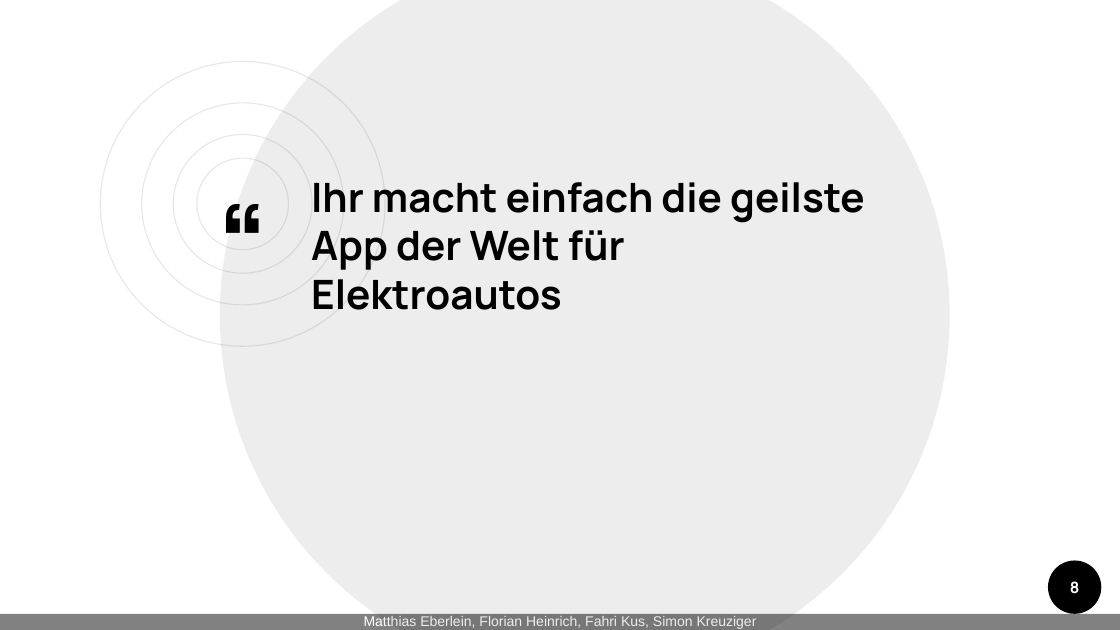
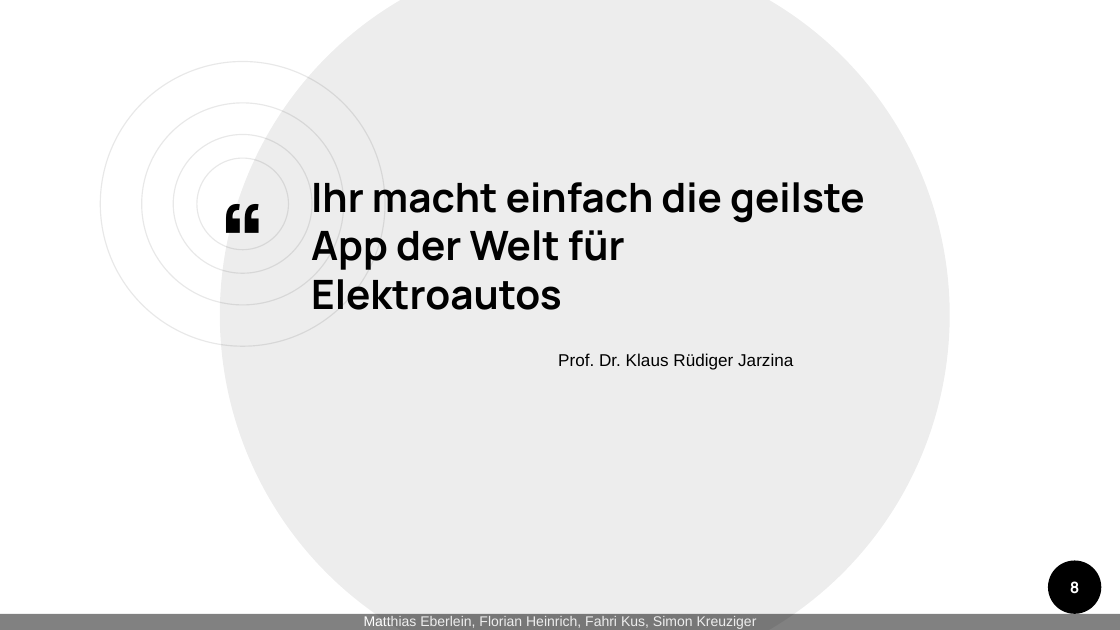
Before and after one commit to matthias-eb/SYP_team02, a slide deck: slide 8 of docs/Praesentation_Prototyp/Prototyp_Präsentation.pptx. Drawn at 1120x630 pixels with LibreOffice and Linux fonts; fonts in the diff are those of the drawing; background and template pictures are left out. Boxes give left, top, right and bottom in pixels: in the first picture for what was removed or moved away, otherwise in the second. Text is boxed around its words. In the diff, an @@ line names an element or a change of style, - is before the commit and + after.

```diff
--- a/docs/Praesentation_Prototyp/Prototyp_Präsentation.pptx
+++ b/docs/Praesentation_Prototyp/Prototyp_Präsentation.pptx
@@ text added at (558,353,793,370), 11 pt, text #000000 @@
+Prof. Dr. Klaus Rüdiger Jarzina
```
Also in this commit, not shown: 2 other slides changed, 5 slides added, 1 slide removed, 7 other files.
